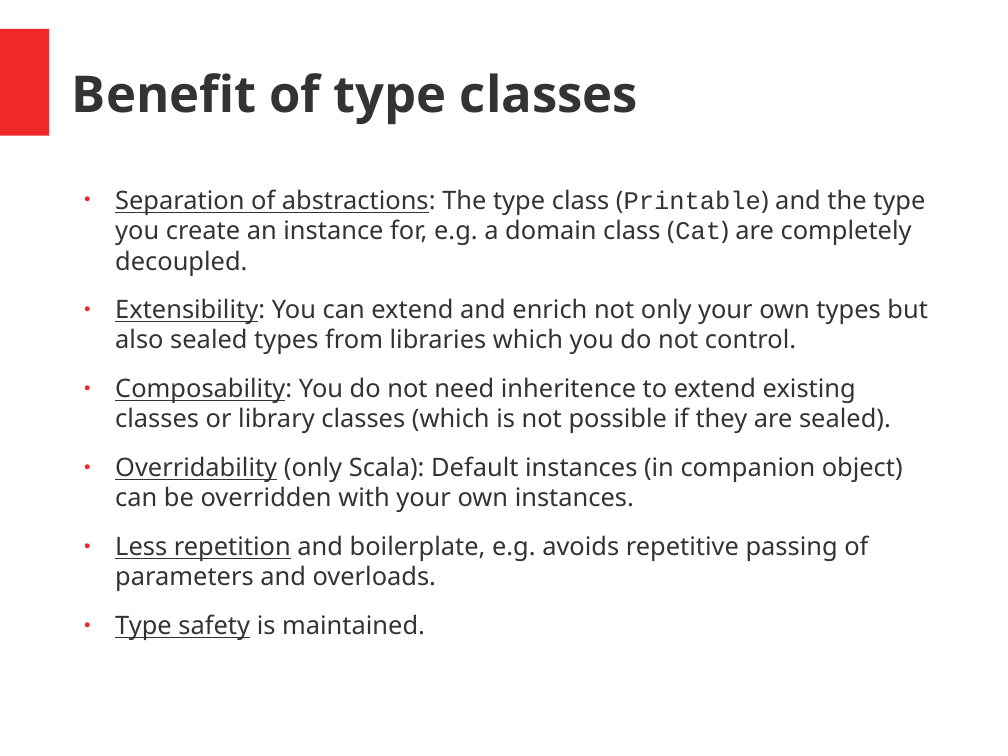
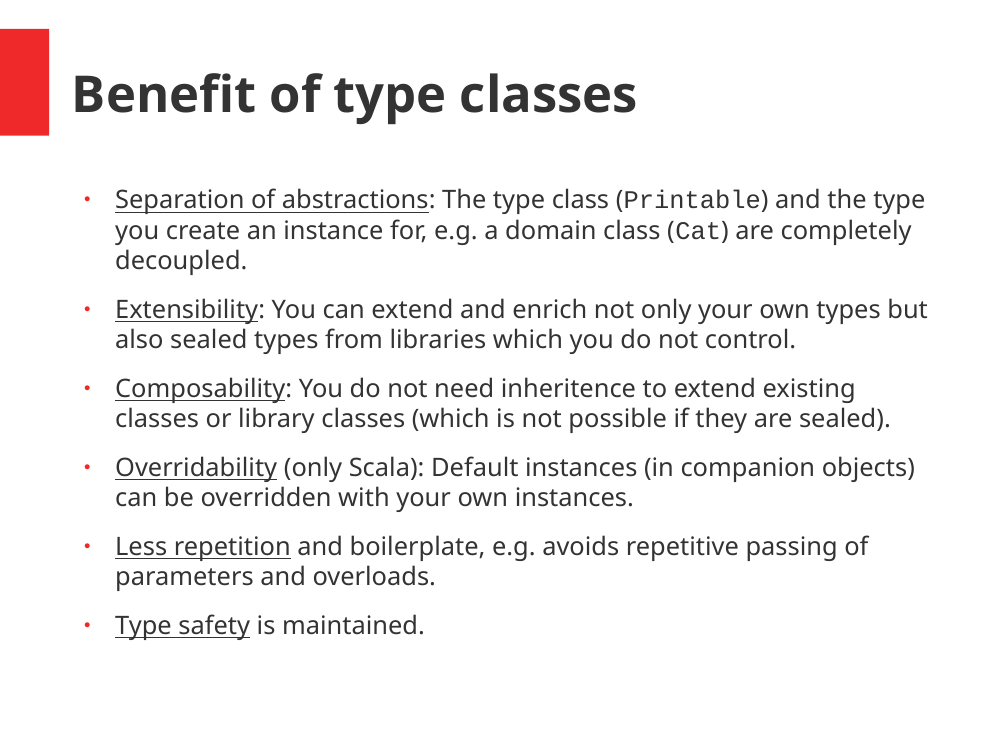
Before and after one commit to hermannhueck/typeclasses, a slide deck: slide 36 of Slides/TypeClasses.pptx. Drawn at 1008x756 pixels with LibreOffice and Linux fonts; fonts in the diff are those of the drawing. Boxes give left, top, right and bottom in pixels: in the first picture for what was removed or moved away, otherwise in the second. Text is boxed around its words. In the diff, an @@ line names an element or a change of style, - is before the commit and + after.

```diff
--- a/Slides/TypeClasses.pptx
+++ b/Slides/TypeClasses.pptx
@@ text at (115,456,915,512): text changed @@
-● Overridability (only Scala): Default instances (in companion object) can be overridden with your own instances.
+● Overridability (only Scala): Default instances (in companion objects) can be overridden with your own instances.
```
Also in this commit, not shown: 1 other slide changed, 1 other file.
